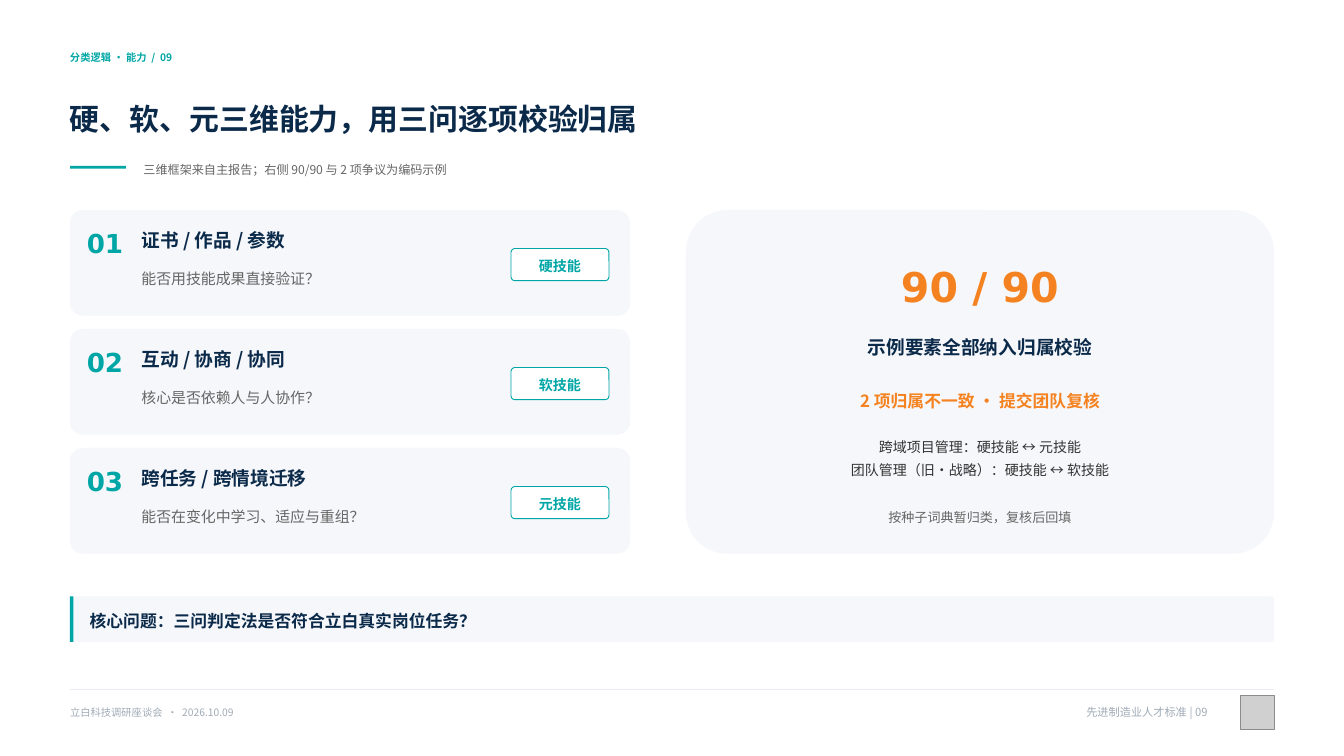
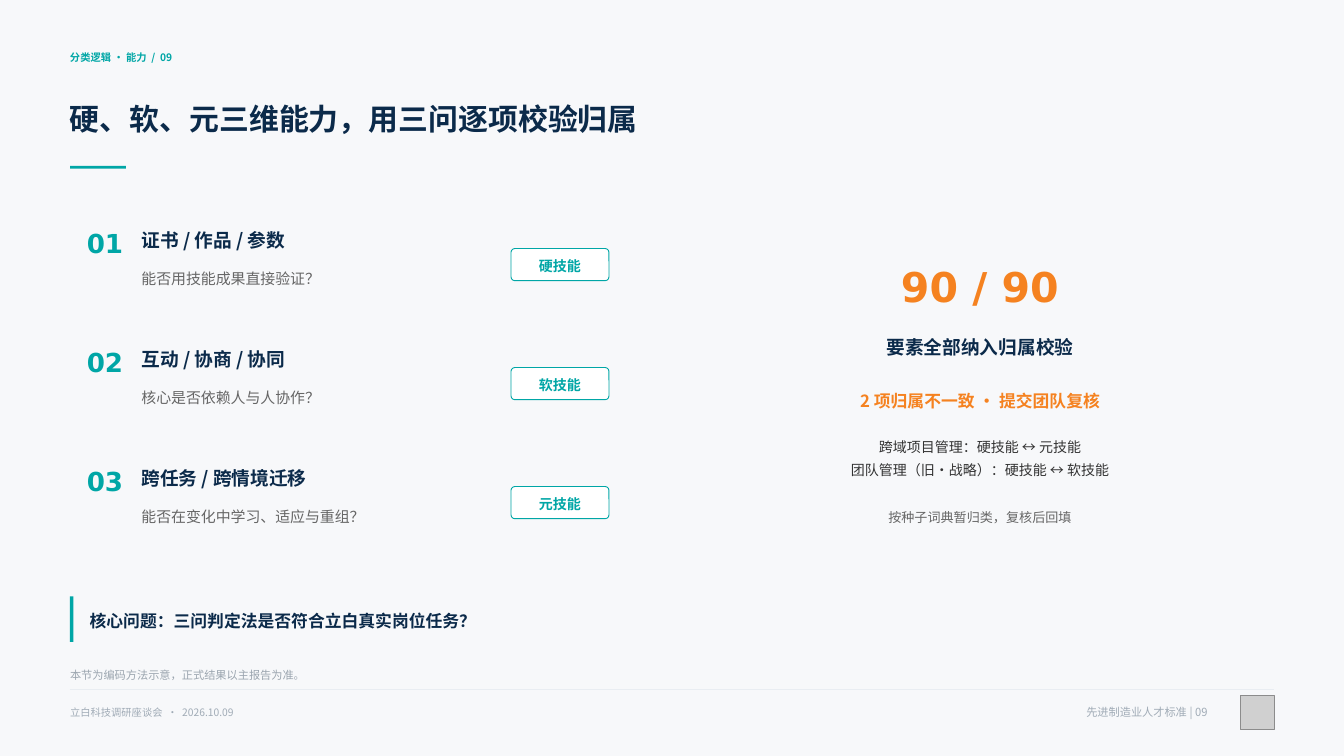
Before and after one commit to sanwenyuwochichichi-tech/ppt, a slide deck: slide 9 of deliverables/libai-competency-16-slides.pptx. Drawn at 1344x756 pixels with LibreOffice and Linux fonts; fonts in the diff are those of the drawing; grey boxes stand for pictures. Boxes give left, top, right and bottom in pixels: in the first picture for what was removed or moved away, otherwise in the second. Text is boxed around its words. In the diff, an @@ line names an element or a change of style, - is before the commit and + after.

```diff
--- a/deliverables/libai-competency-16-slides.pptx
+++ b/deliverables/libai-competency-16-slides.pptx
@@ background #FFFFFF to #F7F8FA @@
@@ text removed at (143, 164, 447, 176) @@
-三维框架来自主报告；右侧 90/90 与 2 项争议为编码示例
@@ rounded rectangle at (686, 210, 1274, 553): fill #F5F7FA to #F7F8FA @@
@@ text at (886, 338, 1073, 356): text changed @@
-示例要素全部纳入归属校验
+要素全部纳入归属校验
@@ text added at (70, 670, 305, 680), 12 pt, text #9BA5AF @@
+本节为编码方法示意，正式结果以主报告为准。
```
Also in this commit, not shown: 15 other slides changed, 7 other files.
